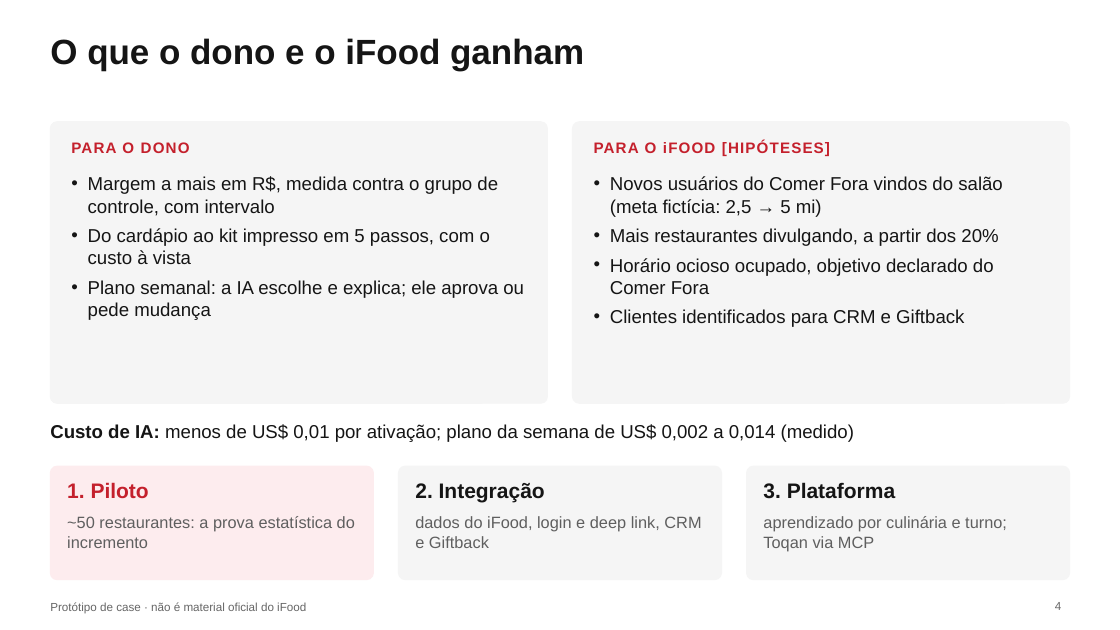
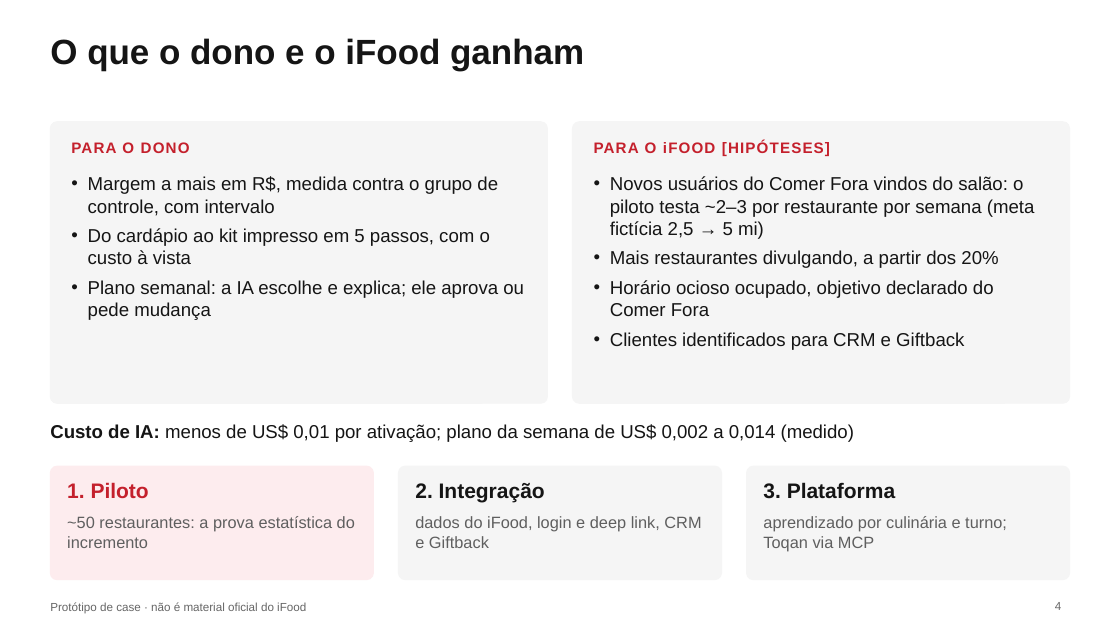
Before and after one commit to mateusferrao/comer-fora-no-salao, a slide deck: slide 4 of docs/entrega/apresentacao.pptx. Drawn at 1120x630 pixels with LibreOffice and Linux fonts; fonts in the diff are those of the drawing. Boxes give left, top, right and bottom in pixels: in the first picture for what was removed or moved away, otherwise in the second. Text is boxed around its words. In the diff, an @@ line names an element or a change of style, - is before the commit and + after.

```diff
--- a/docs/entrega/apresentacao.pptx
+++ b/docs/entrega/apresentacao.pptx
@@ text at [610,176,1035,239]: text changed @@
-• Novos usuários do Comer Fora vindos do salão (meta fictícia: 2,5 → 5 mi)
+• Novos usuários do Comer Fora vindos do salão: o piloto testa ~2–3 por restaurante por semana (meta fictícia 2,5 → 5 mi)
```
Also in this commit, not shown: 2 other slides changed, 1 slide added, 5 other files.
